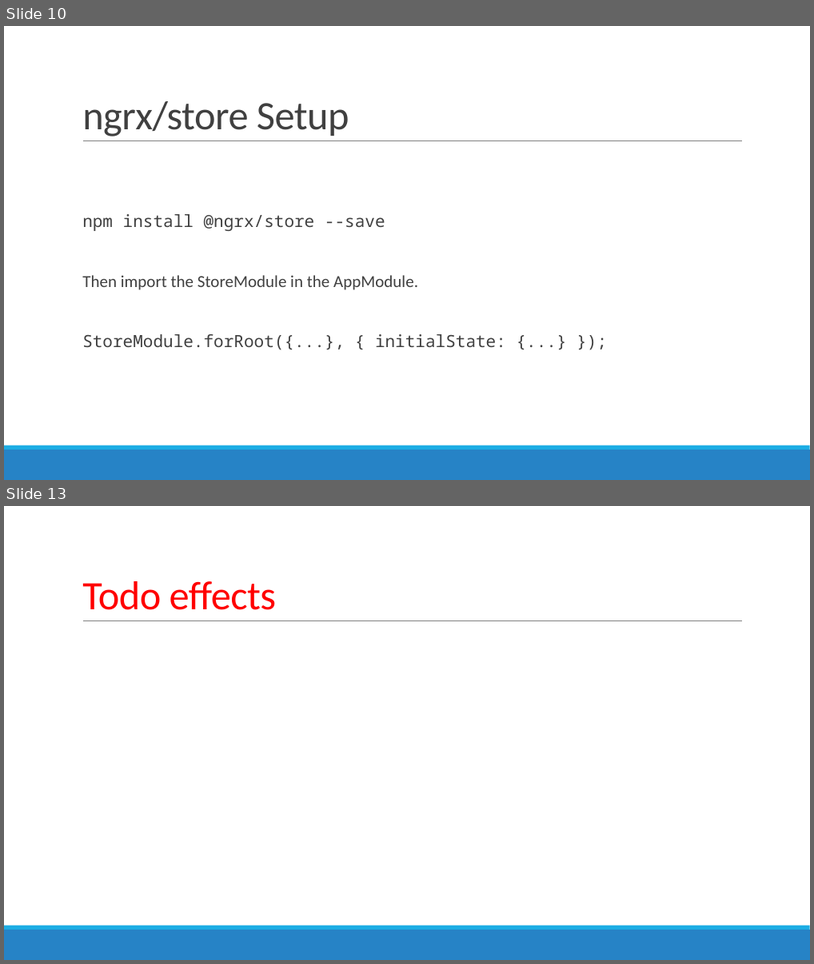
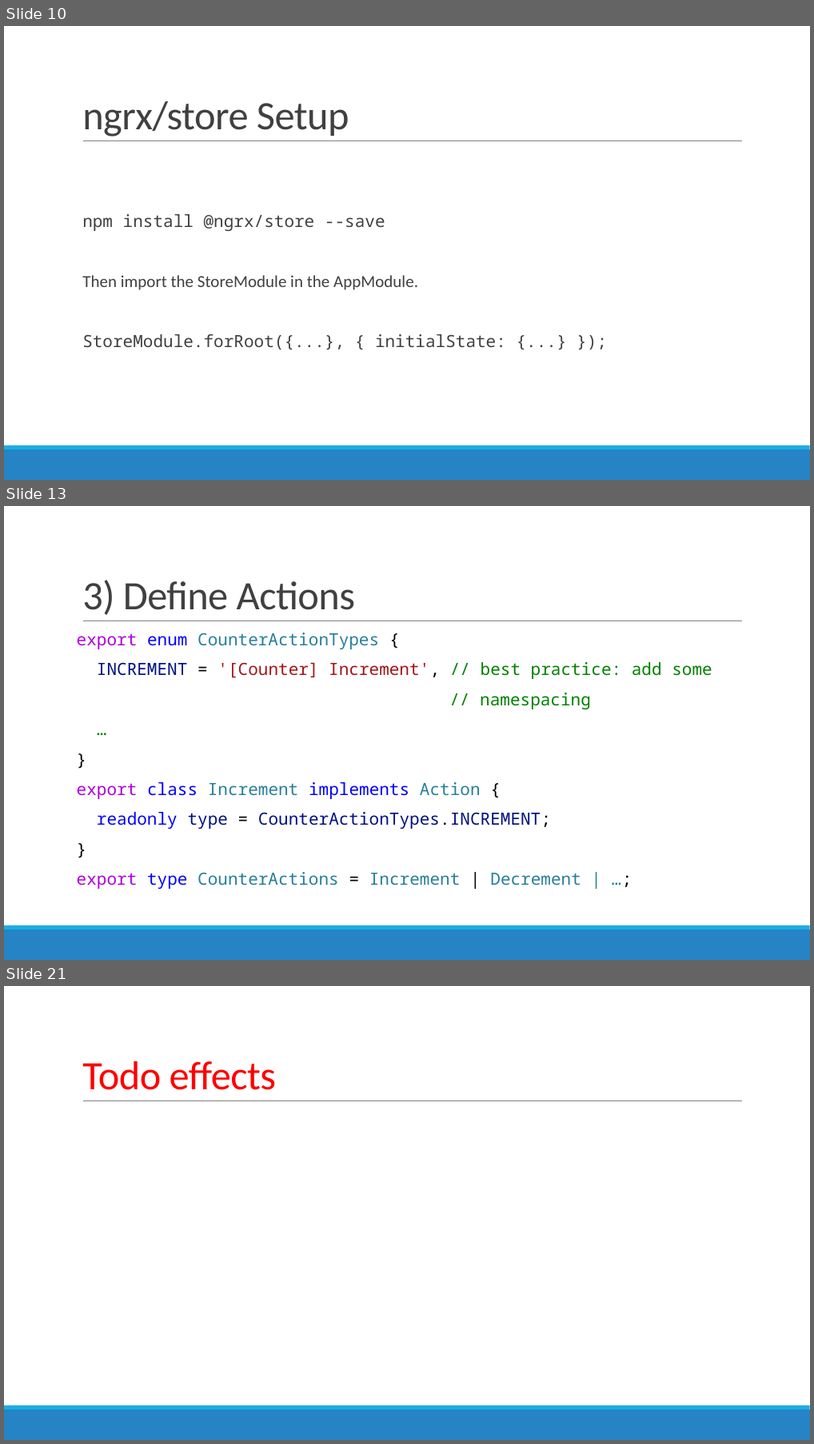
Before and after one commit to AGiorgetti/ngrx101, a slide deck: ReactiveProgramming_ngrx.pptx. Shown one above the other, each under a label of ours: slides 10 and 13 before the commit, slides 10, 13 and 21 after it; the slides between them are not shown. The pictures are 814x964 and 814x1444 pixels, drawn with LibreOffice and Linux fonts; fonts in the diff are those of the drawing. Boxes give left, top, right and bottom in pixels: in the first picture for what was removed or moved away, otherwise in the second. Text is boxed around its words. In the diff, an @@ line names an element or a change of style, - is before the commit and + after.

```diff
--- a/ReactiveProgramming_ngrx.pptx
+++ b/ReactiveProgramming_ngrx.pptx
@@ slide 13 added at (4,506,810,960), background #FFFFFF; not listed: 3 template elements that a slide beside it also shows @@
@@ title added at (82,580,355,615), 48 pt, text #404040 @@
+3) Define Actions
@@ text added at (77,632,712,888), 20 pt, text #267F99 @@
+export enum CounterActionTypes {
+INCREMENT = '[Counter] Increment', // best practice: add some
+// namespacing
+…
+}
+export class Increment implements Action {
+readonly type = CounterActionTypes.INCREMENT;
+}
+export type CounterActions = Increment | Decrement | …;
@@ what was slide 13 is now slide 21 @@
```
Also in this commit, not shown: 1 slide changed, 8 other slides added, 1 slide removed, 7 other files.
